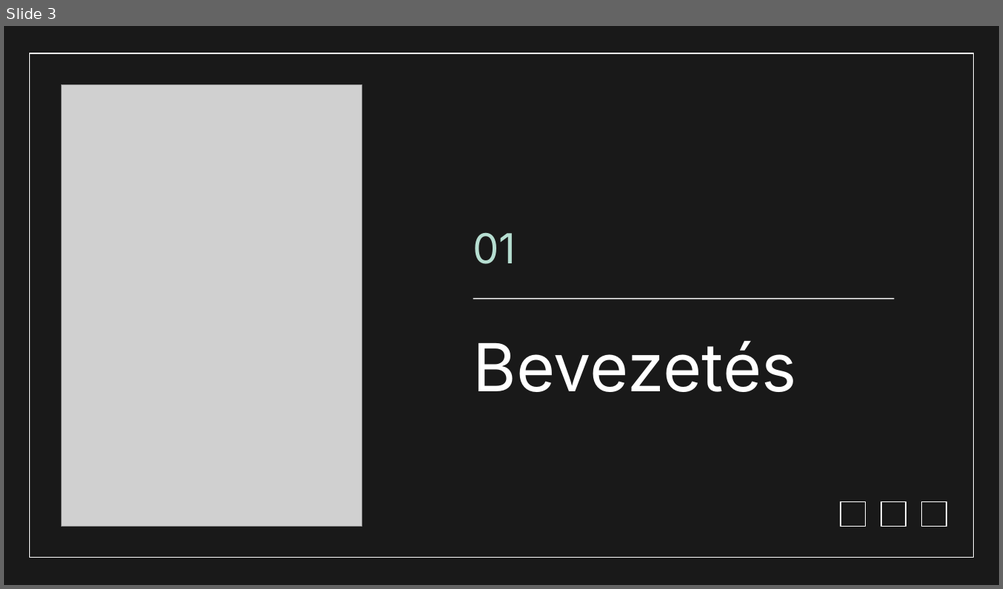
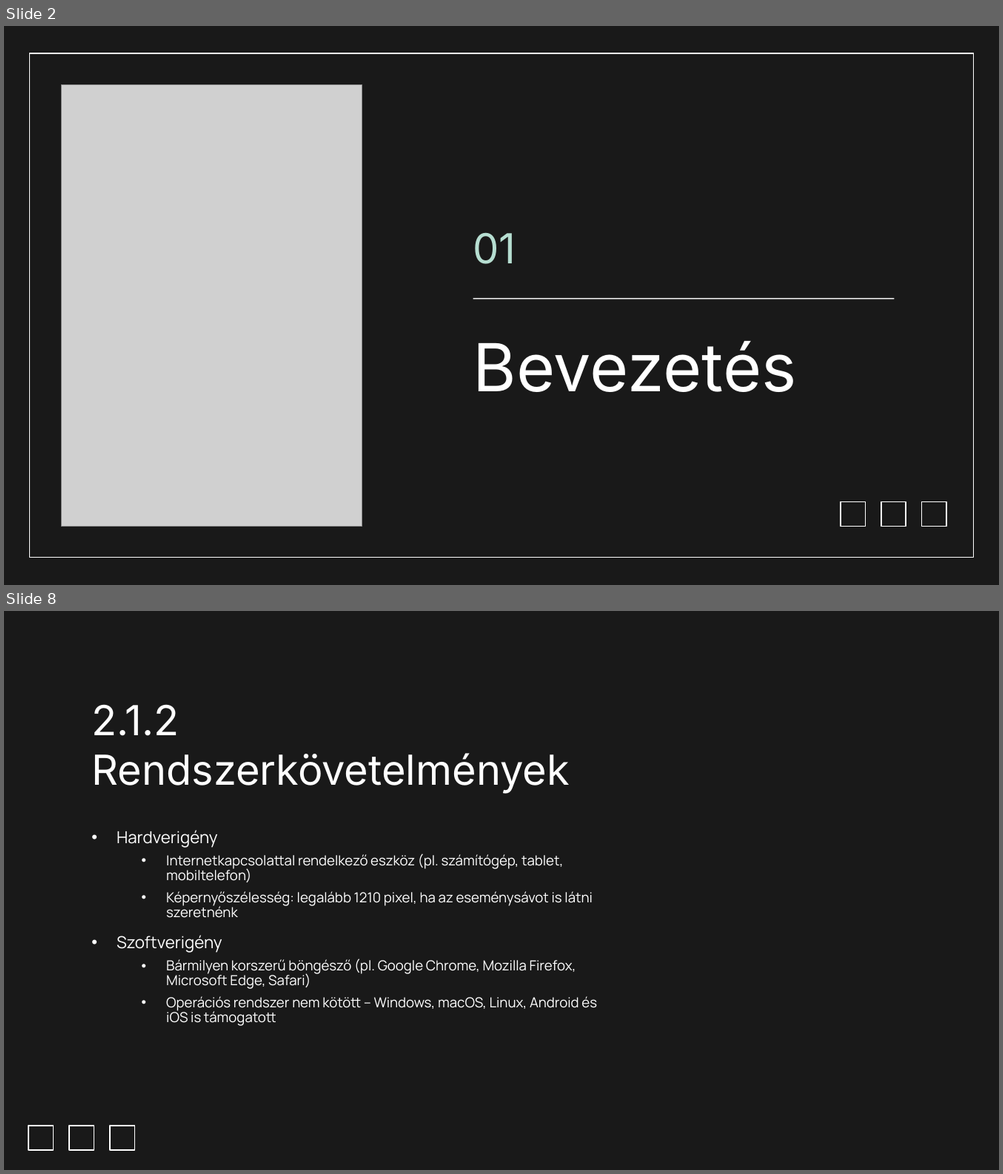
Before and after one commit to Dominik488/ViszgaRemek, a slide deck: documentation.pptx. Shown one above the other, each under a label of ours: slide 3 before the commit, slides 2 and 8 after it; the slides between them are not shown. The pictures are 1003x589 and 1003x1174 pixels, drawn with LibreOffice and Linux fonts; fonts in the diff are those of the drawing; grey boxes stand for pictures; background and template pictures are left out. Boxes give left, top, right and bottom in pixels: in the first picture for what was removed or moved away, otherwise in the second. Text is boxed around its words. In the diff, an @@ line names an element or a change of style, - is before the commit and + after.

```diff
--- a/documentation.pptx
+++ b/documentation.pptx
@@ slide 8 added at (4,611,999,1170), background #191919 @@
@@ title added at (91,704,569,794), 30 pt, text #FFFFFF @@
+2.1.2 Rendszerkövetelmények
@@ subtitle added at (116,830,597,1026), 10 pt, text #FFFFFF @@
+• Hardverigény
+  • Internetkapcsolattal rendelkező eszköz (pl. számítógép, tablet, mobiltelefon)
+  • Képernyőszélesség: legalább 1210 pixel, ha az eseménysávot is látni szeretnénk
+• Szoftverigény
+  • Bármilyen korszerű böngésző (pl. Google Chrome, Mozilla Firefox, Microsoft Edge, Safari)
+  • Operációs rendszer nem kötött – Windows, macOS, Linux, Android és iOS is támogatott
@@ rectangle added at (29,1126,54,1151), outline #FFFFFF 0.75 pt @@
@@ rectangle added at (70,1126,94,1151), outline #FFFFFF 0.75 pt @@
@@ rectangle added at (109,1126,134,1151), outline #FFFFFF 0.75 pt @@
@@ what was slide 3 is now slide 2 @@
```
Also in this commit, not shown: 4 slides changed, 18 other slides added, 15 slides removed.
